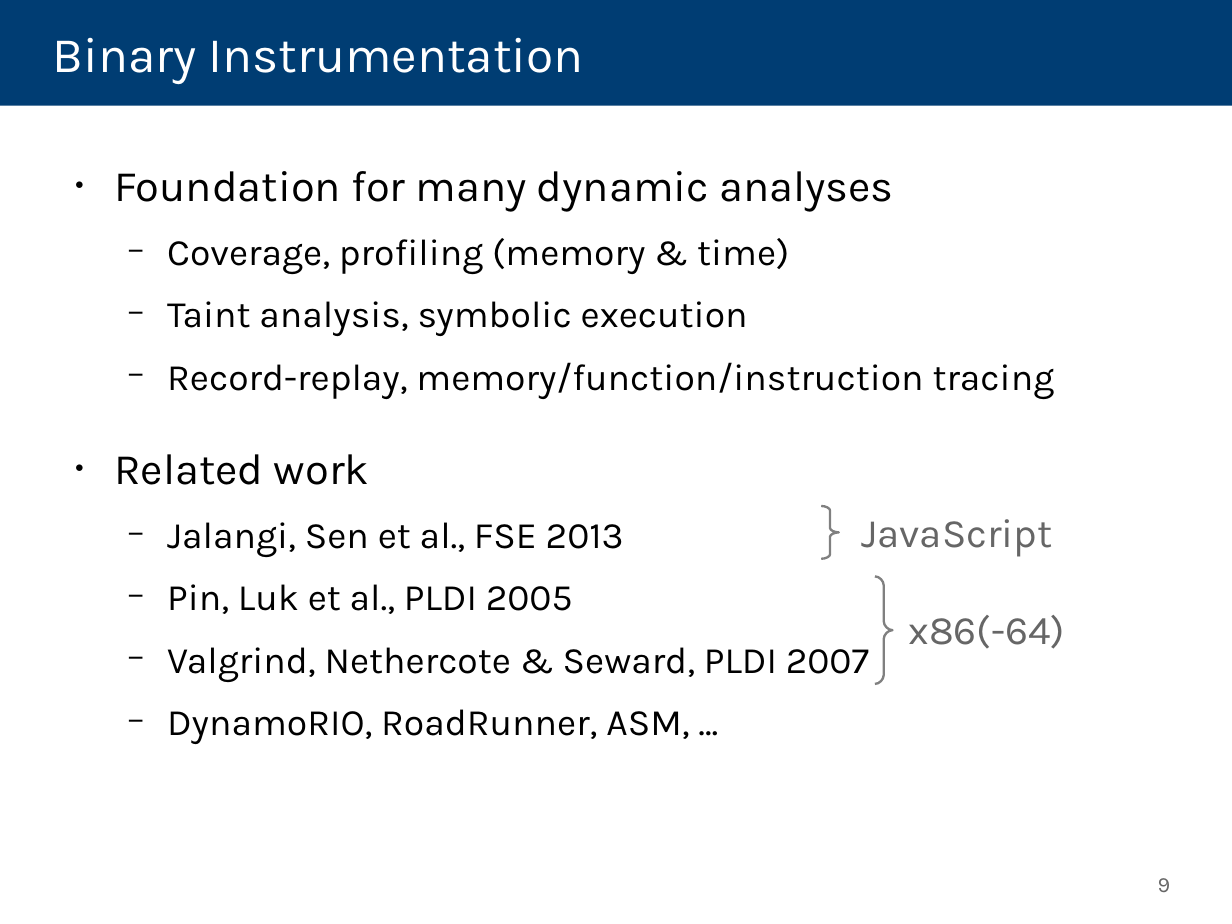
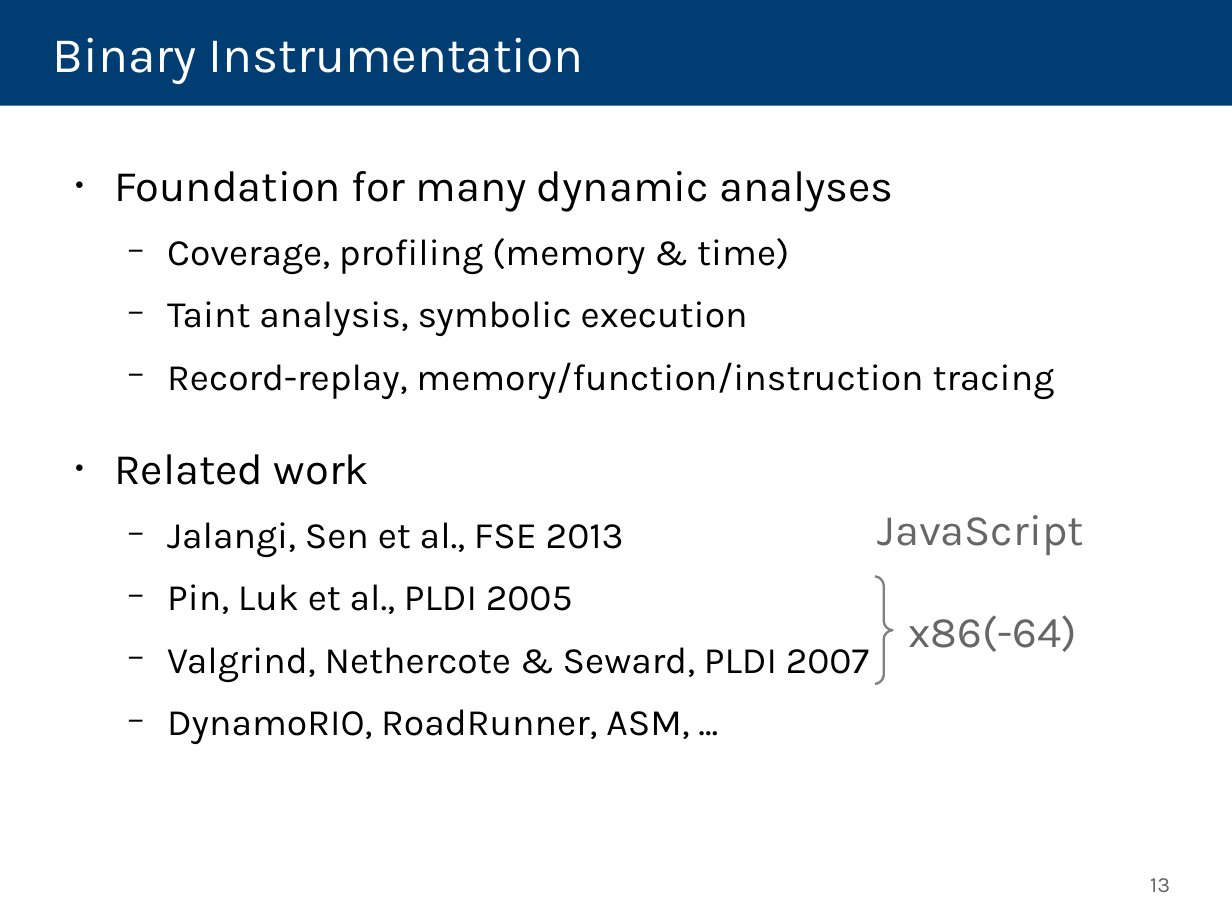
Before and after one commit to danleh/wasabi, a slide deck: slide 13 of 2018-04-11 Presentation/own-work.odp (slide 9 before the commit). Drawn at 1232x924 pixels with LibreOffice and Linux fonts; fonts in the diff are those of the drawing. Boxes give left, top, right and bottom in pixels: in the first picture for what was removed or moved away, otherwise in the second. Text is boxed around its words. In the diff, an @@ line names an element or a change of style, - is before the commit and + after.

```diff
--- a/2018-04-11 Presentation/own-work.odp
+++ b/2018-04-11 Presentation/own-work.odp
@@ freeform shape removed at [822,506,840,559] @@
@@ text "JavaScript" at [878,515,1084,555]: size 26 to 28 pt @@
@@ text "JavaScript": place and size @@
-text "JavaScript" at [861,519,1053,557]
+text "JavaScript" at [878,515,1084,555]
@@ text "x86(-64)" at [908,615,1077,652]: size 26 to 28 pt @@
@@ page number at [1150,878,1170,892]: text changed @@
-9
+13
```
Also in this commit, not shown: 3 other slides changed, 14 slides added, 4 slides removed, 2 other files.
